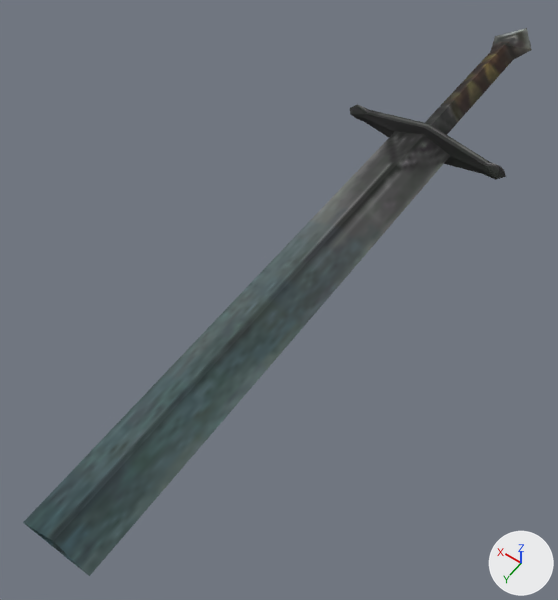
Renders of the OBJ model sceneobjs/juqing_fuben_254/juqing_fuben_254_wuqi_02.obj from each side of a commit.
The view is the same before and after, from a 50 mm lens placed at (-20.3, 6.1, 45.0), pointed at (1.9, -25.1, -4.0). Lighting does not change. The marker at lower right points along +X, +Y and +Z. Where no turn or scale is listed for an object, it has been applied to the vertices.

Objects in the first picture: 'juqing_fuben_254_wuqi_02'.
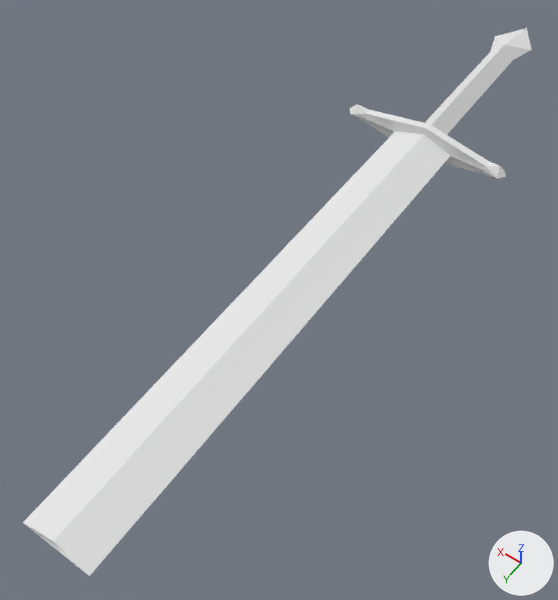
Pixel boxes [x1, y1, x2, y2] of what changed, in the pictures (558 x 600 px):
'juqing_fuben_254_wuqi_02', recoloured: [23, 28, 532, 576] in both

The change, as a diff of the scene's bpy script:
```diff
--- a/sceneobjs/juqing_fuben_254/juqing_fuben_254_wuqi_02.obj.py
+++ b/sceneobjs/juqing_fuben_254/juqing_fuben_254_wuqi_02.obj.py
@@ mat_material_1_1 @@
+mat_material_1_1 = principled_material('material_1')
+mat_material_1_1.base_color = (0.8, 0.8, 0.8)  # white #e7e7e7
+mat_material_1_1.roughness = 1.0
@@ me_juqing_fuben_254_wuqi_02 @@
 me_juqing_fuben_254_wuqi_02.from_pydata(...)  # 47 vertices, 76 faces; spans x -7.8..7.8, y -65.7..0.3, z -1.7..1.7
-me_juqing_fuben_254_wuqi_02.materials.append(mat_material_1)  # picture img_juqing_fuben_254_wuqi_02_png
+me_juqing_fuben_254_wuqi_02.materials.append(mat_material_1_1)  # white #e7e7e7
```
